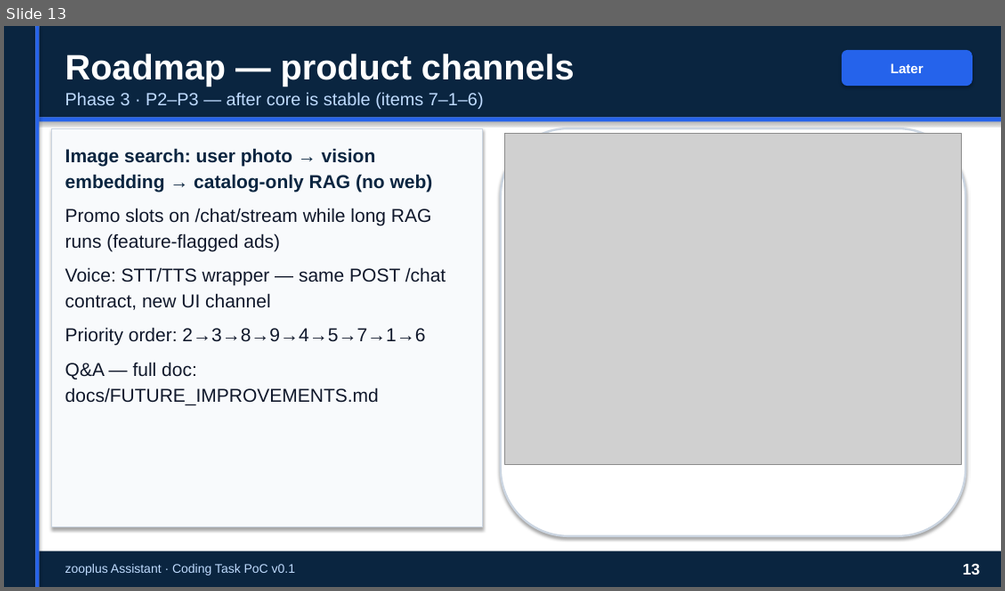
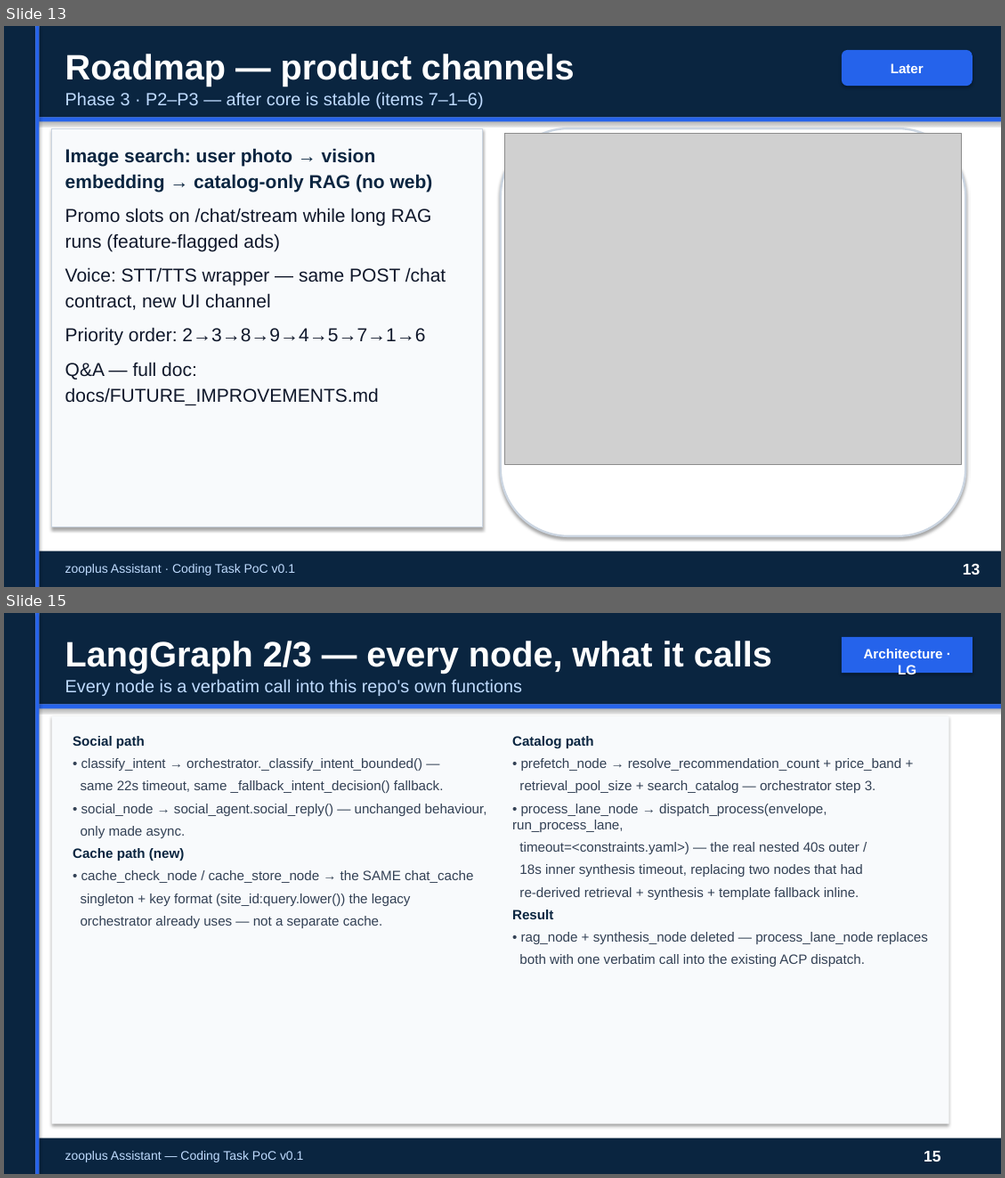
Before and after one commit to peluzzza/PoCAssistantZooplus, a slide deck: docs/deliverables/v0.1/zooplus-assistant-interview-15min-pro.pptx. Shown one above the other, each under a label of ours: slide 13 before the commit, slides 13 and 15 after it; the slides between them are not shown. The pictures are 1005x591 and 1005x1178 pixels, drawn with LibreOffice and Linux fonts; fonts in the diff are those of the drawing; grey boxes stand for pictures. Boxes give left, top, right and bottom in pixels: in the first picture for what was removed or moved away, otherwise in the second. Text is boxed around its words. In the diff, an @@ line names an element or a change of style, - is before the commit and + after.

Commit message:
docs(ppt): expand LangGraph slide into 3 technical slides (topology, node-by-node calls, audit findings + verified results)

```diff
--- a/docs/deliverables/v0.1/zooplus-assistant-interview-15min-pro.pptx
+++ b/docs/deliverables/v0.1/zooplus-assistant-interview-15min-pro.pptx
@@ slide 15 added at bbox=[4, 613, 1001, 1174], background #FFFFFF @@
@@ rectangle added at bbox=[4, 613, 35, 1174], fill #0A2540 @@
@@ rectangle added at bbox=[35, 613, 39, 1174], fill #2563EB @@
@@ rectangle added at bbox=[39, 613, 1001, 1174], fill #FFFFFF @@
@@ rectangle added at bbox=[39, 613, 1001, 705], fill #0A2540 @@
@@ rectangle added at bbox=[841, 637, 972, 673], fill #2563EB @@
@@ text added at bbox=[65, 641, 772, 674], 34 pt, text #FFFFFF, bold @@
+LangGraph 2/3 — every node, what it calls
@@ text added at bbox=[864, 649, 943, 678], 13 pt, text #FFFFFF, bold @@
+Architecture · LG
@@ text added at bbox=[65, 679, 522, 696], 17 pt, text #BFDBFE @@
+Every node is a verbatim call into this repo's own functions
@@ rectangle added at bbox=[39, 705, 1001, 709], fill #2563EB @@
@@ rectangle added at bbox=[52, 716, 949, 1124], fill #F8FAFC @@
@@ text added at bbox=[73, 736, 487, 928], 13 pt, text #334155 @@
+Social path
+• classify_intent → orchestrator._classify_intent_bounded() —
+same 22s timeout, same _fallback_intent_decision() fallback.
+• social_node → social_agent.social_reply() — unchanged behaviour,
+only made async.
+Cache path (new)
+• cache_check_node / cache_store_node → the SAME chat_cache
+singleton + key format (site_id:query.lower()) the legacy
+orchestrator already uses — not a separate cache.
@@ text added at bbox=[512, 736, 928, 966], 13 pt, text #334155 @@
+Catalog path
+• prefetch_node → resolve_recommendation_count + price_band +
+retrieval_pool_size + search_catalog — orchestrator step 3.
+• process_lane_node → dispatch_process(envelope, run_process_lane,
+timeout=<constraints.yaml>) — the real nested 40s outer /
+18s inner synthesis timeout, replacing two nodes that had
+re-derived retrieval + synthesis + template fallback inline.
+Result
+• rag_node + synthesis_node deleted — process_lane_node replaces
+both with one verbatim call into the existing ACP dispatch.
@@ rectangle added at bbox=[39, 1138, 1001, 1174], fill #0A2540 @@
@@ text added at bbox=[65, 1151, 303, 1162], 12 pt, text #BFDBFE @@
+zooplus Assistant — Coding Task PoC v0.1
@@ text added at bbox=[923, 1151, 940, 1161], 15 pt, text #FFFFFF, bold @@
+15
```
Also in this commit, not shown: 2 slides changed, 1 other slide added, 1 other file.
